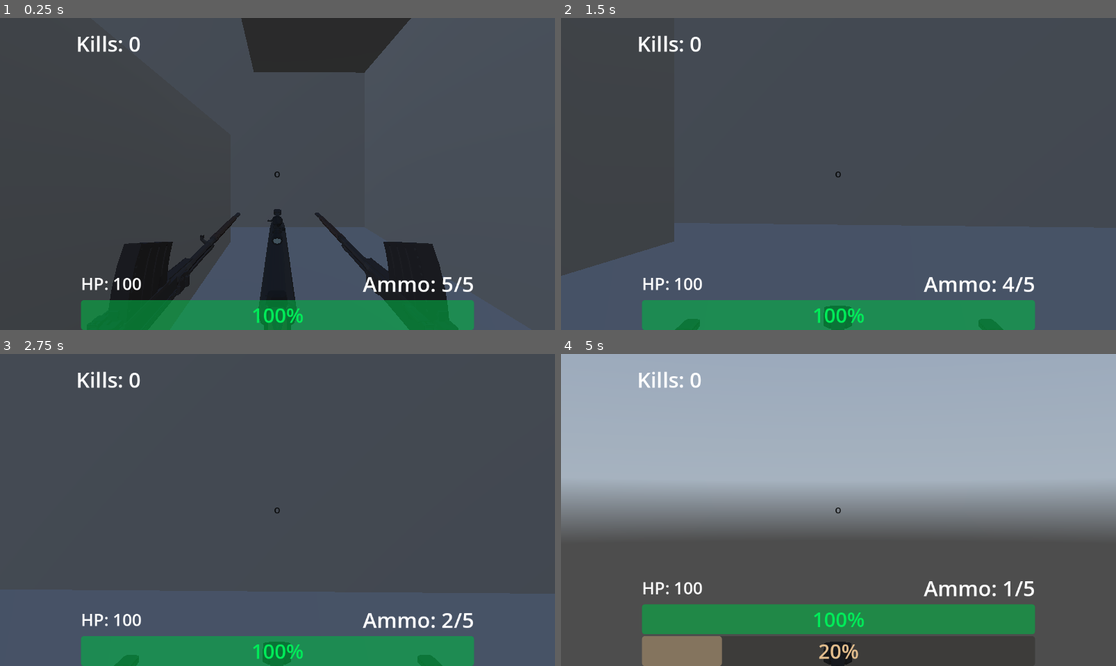
Above: before the commit, frames 1-4 (two rows, left to right).
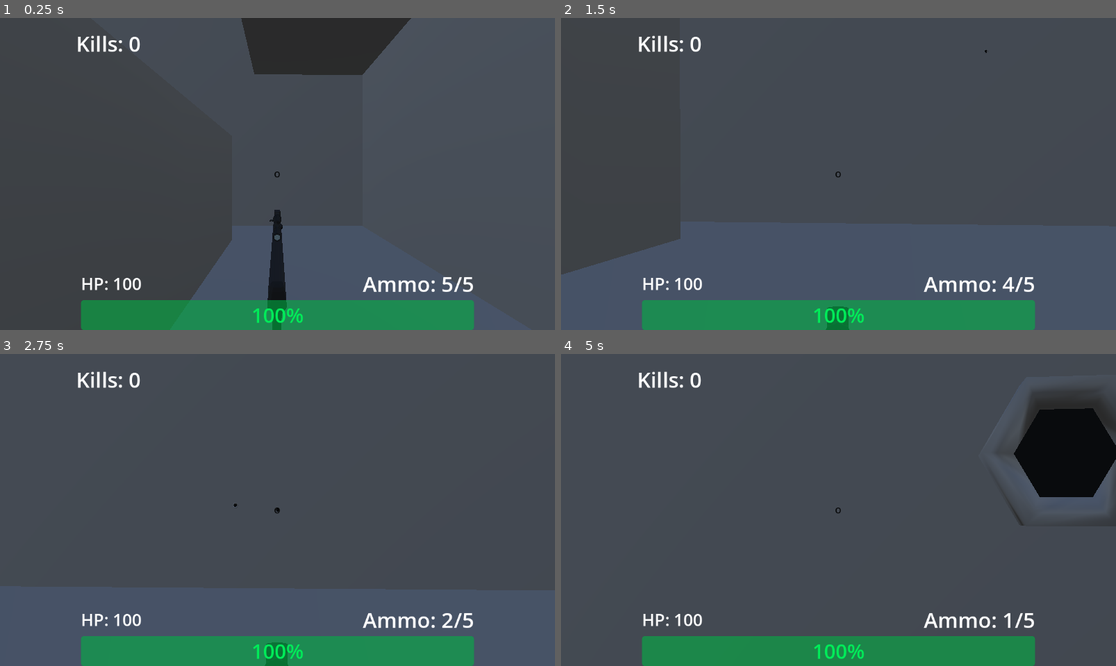
Above: after the commit, the same moments.

Repository: SaebyulH/multiplayer-game
Game: Godot game, scene res://game.tscn
Same seed, same stepped clock (60 frames per second), same inputs: the game is played once before the commit and once after it. This scene is started directly instead of the project's main scene. A sky picture missing from this copy of the repository is replaced by a grey-blue gradient.
Inputs (mouse positions are in pixels of both pictures, inside the frame that each line leads up to):
- Up to frame 1 (0.25 s): no input
- Up to frame 2 (1.5 s): move the mouse to (866, 174) at 0.52 s; press the mouse at (866, 174) at 0.53 s; hold W (forward) from 0.53 s (still down); tap Space (jump) at 0.77 s; move the mouse to (810, 174) at 1.27 s; release the mouse at (810, 174) at 1.28 s; right-click (810, 174) at 1.35 s
- Up to frame 3 (2.75 s): keep holding W (forward); tap Space (jump) at 1.52 s; click (249, 510) at 1.55 s; move the mouse to (288, 503) at 2.02 s; press the mouse at (288, 503) at 2.03 s
- Up to frame 4 (5 s): keep holding W (forward); move the mouse to (832, 516) at 2.77 s; release the mouse at (832, 516) at 2.78 s; tap Shift (slide) at 2.85 s; tap Space (jump) at 3.02, 3.77, 4.52 s; click (832, 516) at 3.05 s; tap Enter at 3.5 s; move the mouse to (877, 513) at 3.52 s; hold Mouse wheel down (weapon_next) 3.53-4.28 s; click (877, 513) at 3.8 s; tap R (reload) at 4.15 s; move the mouse to (794, 506) at 4.27 s; tap Mouse wheel up (weapon_prev) at 4.35 s; click (794, 506) at 4.55 s

The runs differ from the first frame. In frame 1, 6.6% of the frame differs, in the area x 19-83%, y 17-100%; in frame 2, 0.4%; in frame 3, 0.3%; in frame 4, 71%, in the area x 0-100%, y 0-100%.

Commit message:
add visual improvement

Diff:
--- a/Player.tscn
+++ b/Player.tscn
@@ -28,59 +28,6 @@
 [sub_resource type="CapsuleMesh" id="CapsuleMesh_cxr5p"]
 radius = 0.25
 height = 0.5
-
-[sub_resource type="Animation" id="Animation_xhfnw"]
-length = 0.001
-tracks/0/type = "value"
-tracks/0/imported = false
-tracks/0/enabled = true
-tracks/0/path = NodePath("Head/GunSocket:rotation")
-tracks/0/interp = 1
-tracks/0/loop_wrap = true
-tracks/0/keys = {
-"times": PackedFloat32Array(0),
-"transitions": PackedFloat32Array(1),
-"update": 0,
-"values": [Vector3(0, 0, 0)]
-}
-
-[sub_resource type="Animation" id="Animation_cxr5p"]
-resource_name = "reload"
-tracks/0/type = "value"
-tracks/0/imported = false
-tracks/0/enabled = true
-tracks/0/path = NodePath("Head/GunSocket:rotation")
-tracks/0/interp = 1
-tracks/0/loop_wrap = true
-tracks/0/keys = {
-"times": PackedFloat32Array(0, 0.0995217, 0.33333334, 0.52675533, 0.6970197, 0.846001, 1),
-"transitions": PackedFloat32Array(1, 1, 1, 1, 1, 1, 1),
-"update": 0,
-"values": [Vector3(0, 0, 0), Vector3(0.4218112, 0, 0), Vector3(-0.42027897, 0.03704153, 3.051015), Vector3(0.08866668, 0.033950128, 3.0691416), Vector3(-0.5878969, 0.040643208, 3.0435843), Vector3(0.13521646, -0.42733803, -0.82566327), Vector3(0, 0, 0)]
-}
-
-[sub_resource type="Animation" id="Animation_kpjcp"]
-resource_name = "shoot"
-length = 0.1
-tracks/0/type = "value"
-tracks/0/imported = false
-tracks/0/enabled = true
-tracks/0/path = NodePath("Head/GunSocket:rotation")
-tracks/0/interp = 1
-tracks/0/loop_wrap = true
-tracks/0/keys = {
-"times": PackedFloat32Array(0, 0.033333335, 0.1),
-"transitions": PackedFloat32Array(1, 1, 1),
-"update": 0,
-"values": [Vector3(0, 0, 0), Vector3(0.21968459, 0, 0), Vector3(0, 0, 0)]
-}
-
-[sub_resource type="AnimationLibrary" id="AnimationLibrary_kne1u"]
-_data = {
-&"RESET": SubResource("Animation_xhfnw"),
-&"reload": SubResource("Animation_cxr5p"),
-&"shoot": SubResource("Animation_kpjcp")
-}
 
 [sub_resource type="SphereShape3D" id="SphereShape3D_e80uo"]
 radius = 0.99999017
@@ -129,7 +76,7 @@
 mesh = SubResource("CapsuleMesh_cxr5p")
 
 [node name="Head" type="Node3D" parent="." unique_id=310579590]
-transform = Transform3D(1, 0, 0, 0, 1, 0, 0, 0, 1, 0, 0.73080194, -0.5232969)
+transform = Transform3D(1, 0, 0, 0, 1, 0, 0, 0, 1, 0, 0.731, 0)
 
 [node name="Camera3D" type="Camera3D" parent="Head" unique_id=1949569597]
 
@@ -137,11 +84,14 @@
 transform = Transform3D(0.9999999, 0, 0, 0, 1, 0, 0, 0, 1.0000001, 0, 0, 0)
 
 [node name="Sniper" parent="Head/GunSocket" unique_id=345758277 instance=ExtResource("3_tdg3f")]
+visible = false
 
 [node name="Gun" parent="Head/GunSocket" unique_id=235050932 instance=ExtResource("2_tdg3f")]
 transform = Transform3D(1, 0, 0, 0, 1, 0, 0, 0, 1, 0.0028017762, 0, 0.0015054939)
+visible = false
 
 [node name="Shotgun" parent="Head/GunSocket" unique_id=990368423 instance=ExtResource("4_dtqjt")]
+visible = false
 
 [node name="CanvasLayer" type="CanvasLayer" parent="." unique_id=1728018687]
 
@@ -210,9 +160,6 @@
 theme_override_font_sizes/font_size = 44
 text = "Kills: 0"
 
-[node name="AnimationPlayer" type="AnimationPlayer" parent="." unique_id=1831075273]
-libraries/ = SubResource("AnimationLibrary_kne1u")
-
 [node name="ShootSound" type="AudioStreamPlayer3D" parent="." unique_id=139818228]
 stream = ExtResource("2_e80uo")
 
--- /dev/null
+++ b/bullet_hole.tscn
@@ -0,0 +1,25 @@
+[gd_scene format=3 uid="uid://bjfq41rpthdls"]
+
+[sub_resource type="TorusMesh" id="TorusMesh_s3f3j"]
+rings = 6
+ring_segments = 3
+
+[sub_resource type="CylinderMesh" id="CylinderMesh_guucc"]
+top_radius = 0.585
+bottom_radius = 0.675
+height = 0.035
+radial_segments = 6
+
+[sub_resource type="StandardMaterial3D" id="StandardMaterial3D_iisxy"]
+albedo_color = Color(0, 0, 0, 1)
+
+[node name="BulletHole" type="Node3D" unique_id=2096753878]
+
+[node name="MeshInstance3D" type="MeshInstance3D" parent="." unique_id=2040301748]
+transform = Transform3D(1.4730988e-16, -3.3700576e-09, 0.07709793, -0.07709793, -3.3700576e-09, 0, 3.3700576e-09, -0.07709793, -3.3700576e-09, -1.6868114e-05, 0, -0.015271279)
+mesh = SubResource("TorusMesh_s3f3j")
+
+[node name="MeshInstance3D2" type="MeshInstance3D" parent="." unique_id=1373214973]
+transform = Transform3D(1.4730988e-16, -3.3700576e-09, 0.07709793, -0.07709793, -3.3700576e-09, 0, 3.3700576e-09, -0.07709793, -3.3700576e-09, -1.6868114e-05, 0, -0.015271279)
+mesh = SubResource("CylinderMesh_guucc")
+surface_material_override/0 = SubResource("StandardMaterial3D_iisxy")
--- a/game.tscn
+++ b/game.tscn
@@ -32,6 +32,7 @@
 [node name="CSGCombiner3D" type="CSGCombiner3D" parent="." unique_id=1721842706]
 transform = Transform3D(1, 0, 0, 0, 1, 0, 0, 0, 1, 0, -6, 0)
 use_collision = true
+collision_layer = 3
 
 [node name="CSGBox3D" type="CSGBox3D" parent="CSGCombiner3D" unique_id=494683257]
 transform = Transform3D(1, 0, 0, 0, 1, 0, 0, 0, 1, 0, 0, -1.1804199)
@@ -302,8 +303,8 @@
 transform = Transform3D(1, 0, 0, 0, 1, 0, 0, 0, 1, -87.13982, 25.028801, 30.13481)
 size = Vector3(49.011627, 51.14209, 121.87549)
 
-[node name="CSGBox3D" type="CSGBox3D" parent="." unique_id=719080274]
-transform = Transform3D(1, 0, 0, 0, 1, 0, 0, 0, 1, 0.71554375, 21.260017, 121.956276)
+[node name="CSGBox3D2" type="CSGBox3D" parent="CSGCombiner3D" unique_id=719080274]
+transform = Transform3D(1, 0, 0, 0, 1, 0, 0, 0, 1, 0.71554375, 27.260017, 121.956276)
 use_collision = true
 size = Vector3(223.66077, 45.23474, 66.26773)
 
--- a/gun.gd
+++ b/gun.gd
@@ -6,9 +6,11 @@
 @export var fire_rate = 0.08
 @export var mag_size = 20
 @export var reload_rate = 1.0
+@export var bullet_hole_scene: PackedScene = preload("res://bullet_hole.tscn")
+
 var reload_time := 0.0
 var mag
-
+@onready var muzzle_flash = $Muzzle/MuzzleFlash
 
 var can_shoot := true
 var is_reloading := false
@@ -35,7 +37,7 @@
 	var progress = reload_time / reload_rate
 	progress = clamp(progress, 0.0, 1.0)
 
-	reload_progress.emit(progress) # new signal
+	reload_progress.emit(progress)
 
 	if reload_time >= reload_rate:
 		_finish_reload()
@@ -50,13 +52,14 @@
 
 	if not can_shoot:
 		return
+	$AnimationPlayer.play("shoot")
 
 	can_shoot = false
 	mag -= 1
 	ammo_changed.emit(mag, mag_size)
 	shot_fired.emit()
+	muzzle_flash.emitting = true
 
-	# fire rate timer
 	get_tree().create_timer(fire_rate).timeout.connect(func(): can_shoot = true)
 
 	for ray in raycasts:
@@ -67,42 +70,43 @@
 		if hit == null or hit == owner:
 			continue
 
+		var hit_point = ray.get_collision_point()
+		var hit_normal = ray.get_collision_normal()
+
+		# spawn bullet hole
+		if bullet_hole_scene:
+			var hole = bullet_hole_scene.instantiate()
+			get_tree().current_scene.add_child(hole)
+
+			hole.global_position = hit_point
+			hole.look_at(hit_point + hit_normal, Vector3.UP)
+
 		if hit is Area3D and hit.get_parent() and hit.get_parent().has_method("take_damage"):
-			var damage = damage
+			var dmg = damage
+
 			if hit.is_in_group("head"):
-				damage *= crit
+				dmg *= crit
 
 			hit.get_parent().take_damage.rpc_id(
 				hit.get_multiplayer_authority(),
-				damage,
+				dmg,
 				owner.multiplayer.get_unique_id()
 			)
 
 			hit_confirmed.emit()
-
-			if damage > damage:
-				kill_confirmed.emit() # optional logic
 
 func start_reload():
 	if is_reloading:
 		return
 	if mag == mag_size:
 		return
+	$AnimationPlayer.play("reload")
 
 	is_reloading = true
 	can_shoot = false
 	reload_time = 0.0
 
 	reload_started.emit()
-
-func _reload():
-	var elapsed := 0.0
-
-	while elapsed < reload_rate:
-		await get_tree().process_frame
-		elapsed += get_process_delta_time()
-
-	_finish_reload()
 
 func _finish_reload():
 	mag = mag_size
--- a/gun.tscn
+++ b/gun.tscn
@@ -1,16 +1,100 @@
 [gd_scene format=3 uid="uid://d3a25xx4xrpd0"]
 
-[ext_resource type="Script" path="res://gun.gd" id="1_xcl07"]
+[ext_resource type="Script" uid="uid://l6xlch4jtdhe" path="res://gun.gd" id="1_xcl07"]
 [ext_resource type="PackedScene" uid="uid://dfiyx2mwdvwxe" path="res://low-poly_lahti_l39.glb" id="2_dk5gl"]
+[ext_resource type="PackedScene" uid="uid://bbc31s7tdy1pq" path="res://muzzle_flash.tscn" id="3_kw0bs"]
+
+[sub_resource type="Animation" id="Animation_kw0bs"]
+length = 0.001
+tracks/0/type = "value"
+tracks/0/imported = false
+tracks/0/enabled = true
+tracks/0/path = NodePath("Sketchfab_Scene2:position")
+tracks/0/interp = 1
+tracks/0/loop_wrap = true
+tracks/0/keys = {
+"times": PackedFloat32Array(0),
+"transitions": PackedFloat32Array(1),
+"update": 0,
+"values": [Vector3(0.5, -0.451, -1)]
+}
+tracks/1/type = "value"
+tracks/1/imported = false
+tracks/1/enabled = true
+tracks/1/path = NodePath("Sketchfab_Scene2:rotation")
+tracks/1/interp = 1
+tracks/1/loop_wrap = true
+tracks/1/keys = {
+"times": PackedFloat32Array(0),
+"transitions": PackedFloat32Array(1),
+"update": 0,
+"values": [Vector3(0, 1.5707964, 0)]
+}
+
+[sub_resource type="Animation" id="Animation_7vd5q"]
+resource_name = "reload"
+length = 0.545
+tracks/0/type = "value"
+tracks/0/imported = false
+tracks/0/enabled = true
+tracks/0/path = NodePath("Sketchfab_Scene2:rotation")
+tracks/0/interp = 1
+tracks/0/loop_wrap = true
+tracks/0/keys = {
+"times": PackedFloat32Array(0, 0.24437384, 0.5, 0.52634364),
+"transitions": PackedFloat32Array(1, 1, 1, 1),
+"update": 0,
+"values": [Vector3(0, 1.5707964, 0), Vector3(-1.817449e-09, 1.5707963, 3.1003647), Vector3(-5.758424e-09, 1.5707964, 0.13212143), Vector3(0, 1.5707964, 0)]
+}
+
+[sub_resource type="Animation" id="Animation_8iju2"]
+resource_name = "shoot"
+length = 0.0725
+tracks/0/type = "value"
+tracks/0/imported = false
+tracks/0/enabled = true
+tracks/0/path = NodePath("Sketchfab_Scene2:position")
+tracks/0/interp = 1
+tracks/0/loop_wrap = true
+tracks/0/keys = {
+"times": PackedFloat32Array(0, 0.033333335, 0.06666667),
+"transitions": PackedFloat32Array(1, 1, 1),
+"update": 0,
+"values": [Vector3(0.5, -0.451, -1), Vector3(0.5, -0.39714387, -0.8132988), Vector3(0.5, -0.451, -1)]
+}
+tracks/1/type = "value"
+tracks/1/imported = false
+tracks/1/enabled = true
+tracks/1/path = NodePath("Sketchfab_Scene2:rotation")
+tracks/1/interp = 1
+tracks/1/loop_wrap = true
+tracks/1/keys = {
+"times": PackedFloat32Array(0, 0.033333335, 0.06666667),
+"transitions": PackedFloat32Array(1, 1, 1),
+"update": 0,
+"values": [Vector3(0, 1.5707964, 0), Vector3(-2.7743545e-09, 1.5707964, 0.06351253), Vector3(0, 1.5707964, 0)]
+}
+
+[sub_resource type="AnimationLibrary" id="AnimationLibrary_7vd5q"]
+_data = {
+&"RESET": SubResource("Animation_kw0bs"),
+&"reload": SubResource("Animation_7vd5q"),
+&"shoot": SubResource("Animation_8iju2")
+}
+
+[sub_resource type="SceneReplicationConfig" id="SceneReplicationConfig_kw0bs"]
+properties/0/path = NodePath("AnimationPlayer:current_animation")
+properties/0/spawn = true
+properties/0/replication_mode = 1
+properties/1/path = NodePath("Muzzle/MuzzleFlash:emitting")
+properties/1/spawn = true
+properties/1/replication_mode = 1
 
 [node name="Gun" type="Node3D" unique_id=345758277]
 script = ExtResource("1_xcl07")
 
-[node name="Sketchfab_Scene" parent="." unique_id=109490475 instance=ExtResource("2_dk5gl")]
-transform = Transform3D(-8.742278e-11, 0, 0.002, 0, 0.002, 0, -0.002, 0, -8.742278e-11, -0.5, -0.451, -1)
-
 [node name="Sketchfab_Scene2" parent="." unique_id=902165080 instance=ExtResource("2_dk5gl")]
-transform = Transform3D(-8.742278e-11, 0, 0.002, 0, 0.002, 0, -0.002, 0, -8.742278e-11, 0.5, -0.451, -1)
+transform = Transform3D(-8.74228e-11, 0, 0.002, 0, 0.0020000006, 0, -0.0020000006, 0, -8.742278e-11, 0.5, -0.451, -1)
 
 [node name="Raycasts" type="Node3D" parent="." unique_id=832925510]
 
@@ -19,4 +103,13 @@
 collision_mask = 2
 collide_with_areas = true
 
-[editable path="Sketchfab_Scene"]
+[node name="Muzzle" type="Node3D" parent="." unique_id=775387590]
+transform = Transform3D(1, 0, 0, 0, 1, 0, 0, 0, 1, 0.50000536, -0.5071261, -1.992689)
+
+[node name="MuzzleFlash" parent="Muzzle" unique_id=1165541235 instance=ExtResource("3_kw0bs")]
+
+[node name="AnimationPlayer" type="AnimationPlayer" parent="." unique_id=535067251]
+libraries/ = SubResource("AnimationLibrary_7vd5q")
+
+[node name="MultiplayerSynchronizer" type="MultiplayerSynchronizer" parent="." unique_id=505963335]
+replication_config = SubResource("SceneReplicationConfig_kw0bs")
--- /dev/null
+++ b/muzzle_flash.tscn
@@ -0,0 +1,37 @@
+[gd_scene format=3 uid="uid://bbc31s7tdy1pq"]
+
+[ext_resource type="Texture2D" uid="uid://bn0mdkjcgc51h" path="res://flash.png" id="1_ibyan"]
+
+[sub_resource type="Curve" id="Curve_ibyan"]
+_data = [Vector2(0, 0.7974335), 0.0, 0.0, 0, 0, Vector2(1, 1), 0.0, 0.0, 0, 0]
+point_count = 2
+
+[sub_resource type="CurveTexture" id="CurveTexture_k4mlb"]
+curve = SubResource("Curve_ibyan")
+
+[sub_resource type="ParticleProcessMaterial" id="ParticleProcessMaterial_7gvi6"]
+angle_min = -720.0
+angle_max = 720.0
+gravity = Vector3(0, 0, 0)
+scale_curve = SubResource("CurveTexture_k4mlb")
+
+[sub_resource type="StandardMaterial3D" id="StandardMaterial3D_k4mlb"]
+transparency = 1
+albedo_texture = ExtResource("1_ibyan")
+billboard_mode = 3
+billboard_keep_scale = true
+particles_anim_h_frames = 1
+particles_anim_v_frames = 1
+particles_anim_loop = false
+
+[sub_resource type="QuadMesh" id="QuadMesh_tuima"]
+material = SubResource("StandardMaterial3D_k4mlb")
+
+[node name="MuzzleFlash" type="GPUParticles3D" unique_id=1165541235]
+emitting = false
+lifetime = 0.05
+one_shot = true
+randomness = 1.0
+local_coords = true
+process_material = SubResource("ParticleProcessMaterial_7gvi6")
+draw_pass_1 = SubResource("QuadMesh_tuima")
--- a/player.gd
+++ b/player.gd
@@ -122,6 +122,7 @@
 	_update_hud()
 
 func _ready():
+	$MeshInstance3D.hide()
 	if is_multiplayer_authority():
 		camera.make_current()
 		Input.set_mouse_mode(Input.MOUSE_MODE_CAPTURED)
@@ -146,11 +147,11 @@
 			ammo_label.text = "Ammo: %d/%d" % [current, max]
 	)
 
-	gun_instance.shot_fired.connect(func():
-		if gun_instance == current_gun:
-			$AnimationPlayer.play("shoot")
-			shoot_sound.play()
-	)
+	#gun_instance.shot_fired.connect(func():
+		#if gun_instance == current_gun:
+			#current_gun.play("shoot")
+			#shoot_sound.play()
+	#)
 
 	gun_instance.hit_confirmed.connect(func():
 		if gun_instance == current_gun:
@@ -162,12 +163,12 @@
 			kill_sound.play()
 	)
 
-	gun_instance.reload_started.connect(func():
-		$AnimationPlayer.play("reload")
-		if gun_instance == current_gun:
-			reload_bar.visible = true
-			reload_bar.value = 0
-	)
+	#gun_instance.reload_started.connect(func():
+		#$AnimationPlayer.play("reload")
+		#if gun_instance == current_gun:
+			#reload_bar.visible = true
+			#reload_bar.value = 0
+	#)
 
 	gun_instance.reload_progress.connect(func(value):
 		if gun_instance == current_gun:
--- a/shotgun.tscn
+++ b/shotgun.tscn
@@ -1,7 +1,105 @@
 [gd_scene format=3 uid="uid://dcwoh2ee3wly2"]
 
-[ext_resource type="Script" path="res://gun.gd" id="1_5bb75"]
+[ext_resource type="Script" uid="uid://l6xlch4jtdhe" path="res://gun.gd" id="1_5bb75"]
 [ext_resource type="PackedScene" uid="uid://baesjaenr14ov" path="res://Double Deuce.fbx" id="2_5bb75"]
+[ext_resource type="PackedScene" uid="uid://bbc31s7tdy1pq" path="res://muzzle_flash.tscn" id="3_7oeqp"]
+
+[sub_resource type="Animation" id="Animation_a8mn3"]
+length = 0.001
+tracks/0/type = "value"
+tracks/0/imported = false
+tracks/0/enabled = true
+tracks/0/path = NodePath("Double Deuce:position")
+tracks/0/interp = 1
+tracks/0/loop_wrap = true
+tracks/0/keys = {
+"times": PackedFloat32Array(0),
+"transitions": PackedFloat32Array(1),
+"update": 0,
+"values": [Vector3(0, -0.50819075, -0.67130685)]
+}
+tracks/1/type = "value"
+tracks/1/imported = false
+tracks/1/enabled = true
+tracks/1/path = NodePath("Double Deuce:rotation")
+tracks/1/interp = 1
+tracks/1/loop_wrap = true
+tracks/1/keys = {
+"times": PackedFloat32Array(0),
+"transitions": PackedFloat32Array(1),
+"update": 0,
+"values": [Vector3(0, 1.5707964, 0)]
+}
+
+[sub_resource type="Animation" id="Animation_gda1h"]
+resource_name = "reload"
+tracks/0/type = "value"
+tracks/0/imported = false
+tracks/0/enabled = true
+tracks/0/path = NodePath("Double Deuce:rotation")
+tracks/0/interp = 1
+tracks/0/loop_wrap = true
+tracks/0/keys = {
+"times": PackedFloat32Array(0, 0.29340693, 0.4597901, 0.6404858),
+"transitions": PackedFloat32Array(1, 1, 1, 1),
+"update": 0,
+"values": [Vector3(0, 1.5707964, 0), Vector3(2.6855473e-08, 1.5707964, -0.6616019), Vector3(3.437305e-08, 1.5707964, -0.8813927), Vector3(0, 1.5707964, 0)]
+}
+tracks/1/type = "value"
+tracks/1/imported = false
+tracks/1/enabled = true
+tracks/1/path = NodePath("Double Deuce:position")
+tracks/1/interp = 1
+tracks/1/loop_wrap = true
+tracks/1/keys = {
+"times": PackedFloat32Array(0, 0.29340693, 0.4597901, 0.6404858),
+"transitions": PackedFloat32Array(1, 1, 1, 1),
+"update": 0,
+"values": [Vector3(0, -0.50819075, -0.67130685), Vector3(0, -0.6469929, -0.6459162), Vector3(0, -0.66085744, -0.6775542), Vector3(0, -0.50819075, -0.67130685)]
+}
+
+[sub_resource type="Animation" id="Animation_7oeqp"]
+resource_name = "shoot"
+length = 0.51
+tracks/0/type = "value"
+tracks/0/imported = false
+tracks/0/enabled = true
+tracks/0/path = NodePath("Double Deuce:position")
+tracks/0/interp = 1
+tracks/0/loop_wrap = true
+tracks/0/keys = {
+"times": PackedFloat32Array(0, 0.033333335, 0.034318898, 0.44),
+"transitions": PackedFloat32Array(1, 1, 1, 1),
+"update": 0,
+"values": [Vector3(0, -0.50819075, -0.67130685), Vector3(0, -0.48285872, -0.56422144), Vector3(0, -0.45528522, -0.511514), Vector3(0, -0.50819075, -0.67130685)]
+}
+tracks/1/type = "value"
+tracks/1/imported = false
+tracks/1/enabled = true
+tracks/1/path = NodePath("Double Deuce:rotation")
+tracks/1/interp = 1
+tracks/1/loop_wrap = true
+tracks/1/keys = {
+"times": PackedFloat32Array(0, 0.03301565, 0.034318898, 0.06666667, 0.44),
+"transitions": PackedFloat32Array(1, 1, 1, 1, 1),
+"update": 0,
+"values": [Vector3(0, 1.5707964, 0), Vector3(-1.4942986e-08, 1.5707964, 0.3481139), Vector3(-1.8247285e-08, 1.5707964, 0.4247495), Vector3(-8.752774e-09, 1.5707964, 0.201603), Vector3(0, 1.5707964, 0)]
+}
+
+[sub_resource type="AnimationLibrary" id="AnimationLibrary_a8mn3"]
+_data = {
+&"RESET": SubResource("Animation_a8mn3"),
+&"reload": SubResource("Animation_gda1h"),
+&"shoot": SubResource("Animation_7oeqp")
+}
+
+[sub_resource type="SceneReplicationConfig" id="SceneReplicationConfig_7oeqp"]
+properties/0/path = NodePath("AnimationPlayer:current_animation")
+properties/0/spawn = true
+properties/0/replication_mode = 1
+properties/1/path = NodePath("Muzzle/MuzzleFlash:emitting")
+properties/1/spawn = true
+properties/1/replication_mode = 1
 
 [node name="Shotgun" type="Node3D" unique_id=345758277]
 script = ExtResource("1_5bb75")
@@ -66,9 +164,20 @@
 collide_with_areas = true
 
 [node name="Double Deuce" parent="." unique_id=1063465238 instance=ExtResource("2_5bb75")]
-transform = Transform3D(-1.0490733e-08, 0, 0.29313236, 0, 0.40955845, 0, -0.24, 0, -1.2813222e-08, 0, -0.50819075, -0.67130685)
+transform = Transform3D(-8.742278e-09, 0, 0.19999997, 0, 0.2, 0, -0.2, 0, -8.742276e-09, 0, -0.50819075, -0.67130685)
 
-[node name="Light" parent="Double Deuce" index="0" unique_id=1887889902]
+[node name="Light" parent="Double Deuce" index="0" unique_id=496079405]
 light_energy = 0.0
 
+[node name="Muzzle" type="Node3D" parent="." unique_id=1157123791]
+transform = Transform3D(1, 0, 0, 0, 1, 0, 0, 0, 1, 0, -0.4188637, -1.2596198)
+
+[node name="MuzzleFlash" parent="Muzzle" unique_id=1165541235 instance=ExtResource("3_7oeqp")]
+
+[node name="AnimationPlayer" type="AnimationPlayer" parent="." unique_id=828523941]
+libraries/ = SubResource("AnimationLibrary_a8mn3")
+
+[node name="MultiplayerSynchronizer" type="MultiplayerSynchronizer" parent="." unique_id=1108819861]
+replication_config = SubResource("SceneReplicationConfig_7oeqp")
+
 [editable path="Double Deuce"]
--- a/sniper.tscn
+++ b/sniper.tscn
@@ -2,6 +2,103 @@
 
 [ext_resource type="Script" uid="uid://l6xlch4jtdhe" path="res://gun.gd" id="1_6jcko"]
 [ext_resource type="PackedScene" uid="uid://yg2u62is0a7y" path="res://Leader _50.fbx" id="2_okkp5"]
+[ext_resource type="PackedScene" uid="uid://bbc31s7tdy1pq" path="res://muzzle_flash.tscn" id="3_okkp5"]
+
+[sub_resource type="Animation" id="Animation_okkp5"]
+length = 0.001
+tracks/0/type = "value"
+tracks/0/imported = false
+tracks/0/enabled = true
+tracks/0/path = NodePath("Leader _50:position")
+tracks/0/interp = 1
+tracks/0/loop_wrap = true
+tracks/0/keys = {
+"times": PackedFloat32Array(0),
+"transitions": PackedFloat32Array(1),
+"update": 0,
+"values": [Vector3(-0.0016207248, -0.4340573, -1.0641127)]
+}
+tracks/1/type = "value"
+tracks/1/imported = false
+tracks/1/enabled = true
+tracks/1/path = NodePath("Leader _50:rotation")
+tracks/1/interp = 1
+tracks/1/loop_wrap = true
+tracks/1/keys = {
+"times": PackedFloat32Array(0),
+"transitions": PackedFloat32Array(1),
+"update": 0,
+"values": [Vector3(0, 1.5707964, 0)]
+}
+
+[sub_resource type="Animation" id="Animation_r8j6d"]
+resource_name = "reload"
+tracks/0/type = "value"
+tracks/0/imported = false
+tracks/0/enabled = true
+tracks/0/path = NodePath("Leader _50:position")
+tracks/0/interp = 1
+tracks/0/loop_wrap = true
+tracks/0/keys = {
+"times": PackedFloat32Array(0, 0.13256374, 0.57909423, 1),
+"transitions": PackedFloat32Array(1, 1, 1, 1),
+"update": 0,
+"values": [Vector3(-0.0016207248, -0.4340573, -1.0641127), Vector3(-0.0016207248, -0.3553923, -1.0641127), Vector3(-0.0016207248, -0.3553923, -1.0641127), Vector3(-0.0016207248, -0.4340573, -1.0641127)]
+}
+tracks/1/type = "value"
+tracks/1/imported = false
+tracks/1/enabled = true
+tracks/1/path = NodePath("Leader _50:rotation")
+tracks/1/interp = 1
+tracks/1/loop_wrap = true
+tracks/1/keys = {
+"times": PackedFloat32Array(0, 0.13256374, 0.57909423, 1),
+"transitions": PackedFloat32Array(1, 1, 1, 1),
+"update": 0,
+"values": [Vector3(0, 1.5707964, 0), Vector3(0.9956136, 2.5103295, 1.0205675), Vector3(0.9956136, 2.317296, 1.0205674), Vector3(0, 1.5707964, 0)]
+}
+
+[sub_resource type="Animation" id="Animation_pyhkq"]
+resource_name = "shoot"
+tracks/0/type = "value"
+tracks/0/imported = false
+tracks/0/enabled = true
+tracks/0/path = NodePath("Leader _50:position")
+tracks/0/interp = 1
+tracks/0/loop_wrap = true
+tracks/0/keys = {
+"times": PackedFloat32Array(0, 0.03578133, 0.046515733, 0.59933734),
+"transitions": PackedFloat32Array(1, 1, 1, 1),
+"update": 0,
+"values": [Vector3(-0.0016207248, -0.4340573, -1.0641127), Vector3(-0.0016207248, -0.4340573, -0.86747473), Vector3(-0.0016207248, -0.31716692, -0.7925651), Vector3(-0.0016207248, -0.4340573, -1.0641127)]
+}
+tracks/1/type = "value"
+tracks/1/imported = false
+tracks/1/enabled = true
+tracks/1/path = NodePath("Leader _50:rotation")
+tracks/1/interp = 1
+tracks/1/loop_wrap = true
+tracks/1/keys = {
+"times": PackedFloat32Array(0, 0.03578133, 0.046515733, 0.59933734),
+"transitions": PackedFloat32Array(1, 1, 1, 1),
+"update": 0,
+"values": [Vector3(0, 1.5707964, 0), Vector3(-3.532982e-09, 1.5707964, 0.08091347), Vector3(-1.6023728e-08, 1.5707964, 0.37435034), Vector3(0, 1.5707964, 0)]
+}
+
+[sub_resource type="AnimationLibrary" id="AnimationLibrary_r8j6d"]
+_data = {
+&"RESET": SubResource("Animation_okkp5"),
+&"reload": SubResource("Animation_r8j6d"),
+&"shoot": SubResource("Animation_pyhkq")
+}
+
+[sub_resource type="SceneReplicationConfig" id="SceneReplicationConfig_okkp5"]
+properties/0/path = NodePath("AnimationPlayer:current_animation")
+properties/0/spawn = true
+properties/0/replication_mode = 1
+properties/1/path = NodePath("Muzzle/MuzzleFlash:emitting")
+properties/1/spawn = true
+properties/1/replication_mode = 1
 
 [node name="Sniper" type="Node3D" unique_id=345758277]
 script = ExtResource("1_6jcko")
@@ -17,9 +114,20 @@
 collide_with_areas = true
 
 [node name="Leader _50" parent="." unique_id=1598665167 instance=ExtResource("2_okkp5")]
-transform = Transform3D(-1.1293354e-08, 0, 0.3172592, 0, 0.22492985, 0, -0.25836134, 0, -1.3867816e-08, -0.0016207248, -0.4340573, -1.0641127)
+transform = Transform3D(-1.070929e-08, 0, 0.245, 0, 0.245, 0, -0.245, 0, -1.070929e-08, -0.0016207248, -0.4340573, -1.0641127)
 
 [node name="Light" parent="Leader _50" index="0" unique_id=104521066]
 light_energy = 0.0
 
+[node name="Muzzle" type="Node3D" parent="." unique_id=1577237426]
+transform = Transform3D(1, 0, 0, 0, 1, 0, 0, 0, 1, 0, -0.39422518, -1.6762348)
+
+[node name="MuzzleFlash" parent="Muzzle" unique_id=1165541235 instance=ExtResource("3_okkp5")]
+
+[node name="AnimationPlayer" type="AnimationPlayer" parent="." unique_id=1817528808]
+libraries/ = SubResource("AnimationLibrary_r8j6d")
+
+[node name="MultiplayerSynchronizer" type="MultiplayerSynchronizer" parent="." unique_id=291804428]
+replication_config = SubResource("SceneReplicationConfig_okkp5")
+
 [editable path="Leader _50"]
Not shown: 1 places in Player.tscn that only renumber resources
Binary file added: flash.png
Not shown, added: flash.png.import
